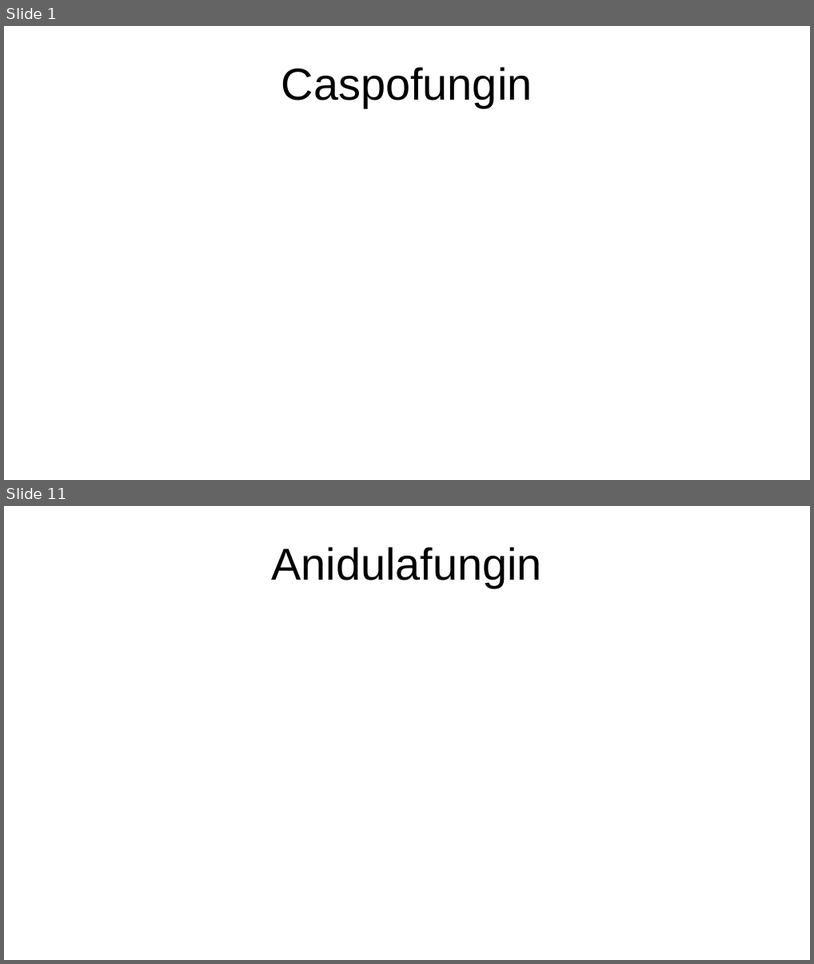
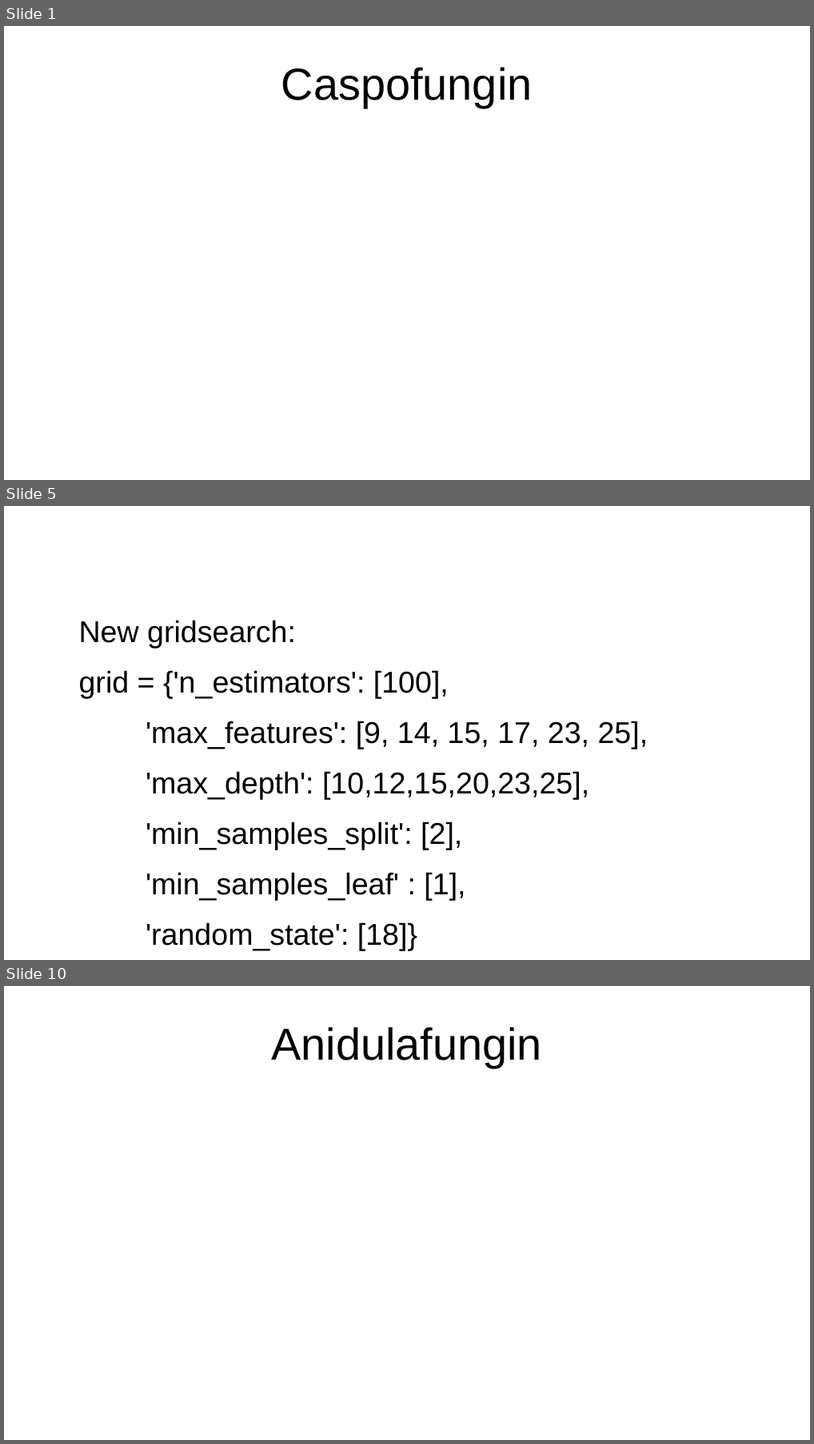
Before and after one commit to MathieuGig/Predict_Resistance_FKS1_GigM, a slide deck: Hyperparams_hunt.odp. Shown one above the other, each under a label of ours: slides 1 and 11 before the commit, slides 1, 5 and 10 after it; the slides between them are not shown. The pictures are 814x964 and 814x1444 pixels, drawn with LibreOffice and Linux fonts; fonts in the diff are those of the drawing. Boxes give left, top, right and bottom in pixels: in the first picture for what was removed or moved away, otherwise in the second. Text is boxed around its words. In the diff, an @@ line names an element or a change of style, - is before the commit and + after.

```diff
--- a/Hyperparams_hunt.odp
+++ b/Hyperparams_hunt.odp
@@ slide 5 added at [4, 506, 810, 960], background #FFFFFF @@
@@ text added at [79, 620, 649, 951], 29.6 pt, text #000000 @@
+New gridsearch:
+grid = {'n_estimators': [100],
+'max_features': [9, 14, 15, 17, 23, 25],
+'max_depth': [10,12,15,20,23,25],
+'min_samples_split': [2],
+'min_samples_leaf' : [1],
+'random_state': [18]}
@@ what was slide 11 is now slide 10 @@
```
Also in this commit, not shown: 7 slides changed, 15 other slides added, 12 slides removed, 16 other files.
